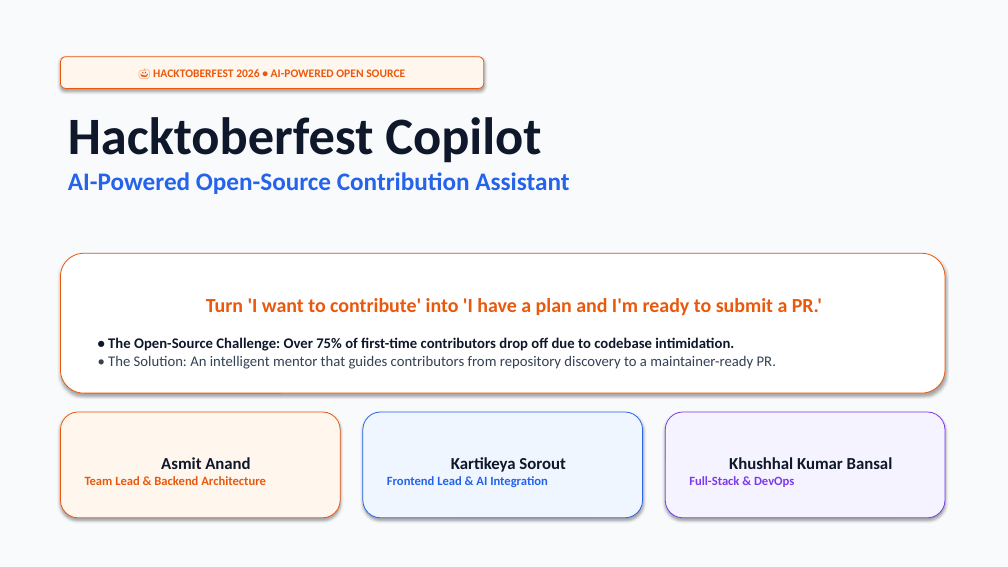
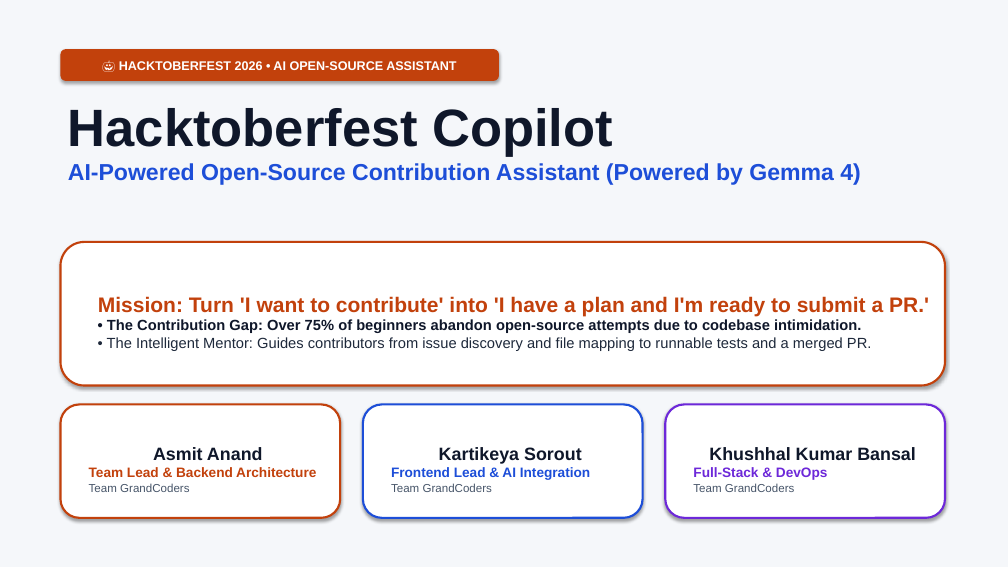
Before and after one commit to AsmitAnand/HacktoberFest-Team-GrandCoders, a slide deck: slide 1 of docs/Hacktoberfest_Copilot_Round2_Presentation.pptx. Drawn at 1008x567 pixels with LibreOffice and Linux fonts; fonts in the diff are those of the drawing. Boxes give left, top, right and bottom in pixels: in the first picture for what was removed or moved away, otherwise in the second. Text is boxed around its words. In the diff, an @@ line names an element or a change of style, - is before the commit and + after.

Commit message:
style: enhance slide deck with high contrast text, flowcharts, and architecture diagram

```diff
--- a/docs/Hacktoberfest_Copilot_Round2_Presentation.pptx
+++ b/docs/Hacktoberfest_Copilot_Round2_Presentation.pptx
@@ rectangle at (0, 0, 1008, 567): fill #F8FAFC to #F5F7FA @@
@@ rounded rectangle "🎃 HACKTOBERFEST 2026 • AI ...": place and size @@
-rounded rectangle "🎃 HACKTOBERFEST 2026 • AI ..." at (60, 57, 484, 88)
+rounded rectangle "🎃 HACKTOBERFEST 2026 • AI ..." at (60, 49, 499, 81)
@@ rounded rectangle "🎃 HACKTOBERFEST 2026 • AI ..." at (60, 49, 499, 81): fill #FFF7ED to #C2410C; outline #EA580C 0.75 pt to none @@
@@ text in rounded rectangle at (119, 61, 456, 70): text changed; size 11 to 12 pt; font Calibri to Arial; text colour #EA580C to #FFFFFF @@
-🎃 HACKTOBERFEST 2026 • AI-POWERED OPEN SOURCE
+🎃 HACKTOBERFEST 2026 • AI OPEN-SOURCE ASSISTANT
@@ text "Hacktoberfest Copilot": place and size @@
-text "Hacktoberfest Copilot" at (68, 117, 569, 194)
+text "Hacktoberfest Copilot" at (68, 108, 861, 185)
@@ text at (68, 108, 613, 157): font Calibri to Arial in "Hacktoberfest Copilot" @@
@@ text at (68, 163, 861, 185): text changed; size 24 to 22 pt; font Calibri to Arial; text colour #2563EB to #1D4ED8 @@
-AI-Powered Open-Source Contribution Assistant
+AI-Powered Open-Source Contribution Assistant (Powered by Gemma 4)
@@ rounded rectangle "Mission: Turn 'I want to ...": place and size @@
-rounded rectangle "Mission: Turn 'I want to ..." at (60, 253, 945, 393)
+rounded rectangle "Mission: Turn 'I want to ..." at (60, 242, 945, 386)
@@ rounded rectangle "Mission: Turn 'I want to ..." at (60, 242, 945, 386): outline #EA580C 0.75 pt to #C2410C 2 pt @@
@@ text in rounded rectangle at (98, 296, 929, 351): text changed; font Calibri to Arial; text colour #334155 to #1E293B @@
-Turn 'I want to contribute' into 'I have a plan and I'm ready to submit a PR.'
-• The Open-Source Challenge: Over 75% of first-time contributors drop off due to codebase intimidation.
-• The Solution: An intelligent mentor that guides contributors from repository discovery to a maintainer-ready PR.
+Mission: Turn 'I want to contribute' into 'I have a plan and I'm ready to submit a PR.'
+• The Contribution Gap: Over 75% of beginners abandon open-source attempts due to codebase intimidation.
+• The Intelligent Mentor: Guides contributors from issue discovery and file mapping to runnable tests and a merged PR.
@@ rounded rectangle "Asmit Anand": place and size @@
-rounded rectangle "Asmit Anand" at (60, 412, 340, 518)
+rounded rectangle "Asmit Anand" at (60, 405, 340, 518)
@@ rounded rectangle "Asmit Anand" at (60, 405, 340, 518): fill #FFF7ED to #FFFFFF; outline #EA580C 0.75 pt to #C2410C 2 pt @@
@@ rounded rectangle "Kartikeya Sorout": place and size @@
-rounded rectangle "Kartikeya Sorout" at (363, 412, 643, 518)
+rounded rectangle "Kartikeya Sorout" at (363, 405, 643, 518)
@@ rounded rectangle "Kartikeya Sorout" at (363, 405, 643, 518): fill #EFF6FF to #FFFFFF; outline #2563EB 0.75 pt to #1D4ED8 2 pt @@
@@ rounded rectangle "Khushhal Kumar Bansal": place and size @@
-rounded rectangle "Khushhal Kumar Bansal" at (665, 412, 945, 518)
+rounded rectangle "Khushhal Kumar Bansal" at (665, 405, 945, 518)
@@ rounded rectangle "Khushhal Kumar Bansal" at (665, 405, 945, 518): fill #F5F3FF to #FFFFFF; outline #7C3AED 0.75 pt to #6D28D9 2 pt @@
@@ text in rounded rectangle at (89, 447, 316, 477): size 16 to 17 pt in "Asmit Anand"; font Calibri to Arial in "Asmit Anand", "Team Lead & Backend Architecture"; size 12 to 13 pt, text colour #EA580C to #C2410C in "Team Lead & Backend Architecture" @@
@@ text in rounded rectangle at (391, 447, 590, 480): size 16 to 17 pt in "Kartikeya Sorout"; font Calibri to Arial in "Kartikeya Sorout", "Frontend Lead & AI Integration"; size 12 to 13 pt, text colour #2563EB to #1D4ED8 in "Frontend Lead & AI Integration" @@
@@ text in rounded rectangle at (693, 447, 916, 480): size 16 to 17 pt in "Khushhal Kumar Bansal"; font Calibri to Arial in "Khushhal Kumar Bansal", "Full-Stack & DevOps"; size 12 to 13 pt, text colour #7C3AED to #6D28D9 in "Full-Stack & DevOps" @@
@@ text in rounded rectangle at (89, 483, 189, 492): paragraph added @@
+Team GrandCoders
@@ text in rounded rectangle at (391, 483, 492, 492): paragraph added @@
+Team GrandCoders
@@ text in rounded rectangle at (693, 483, 794, 492): paragraph added @@
+Team GrandCoders
```
Also in this commit, not shown: 7 other slides changed.
